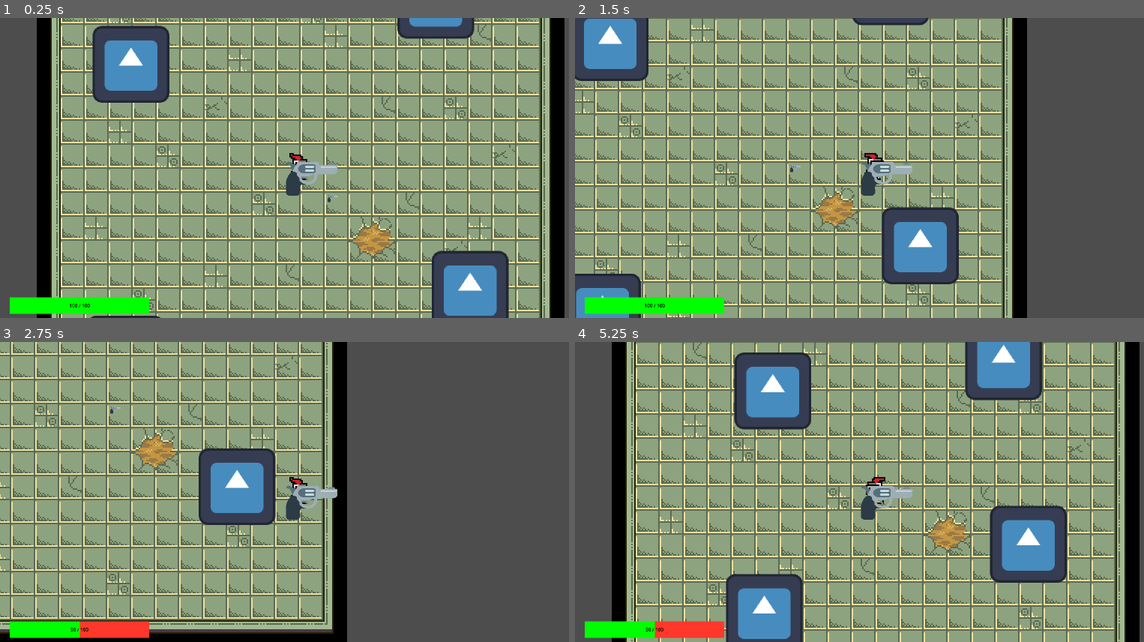
Above: before the commit, frames 1-4 (two rows, left to right).
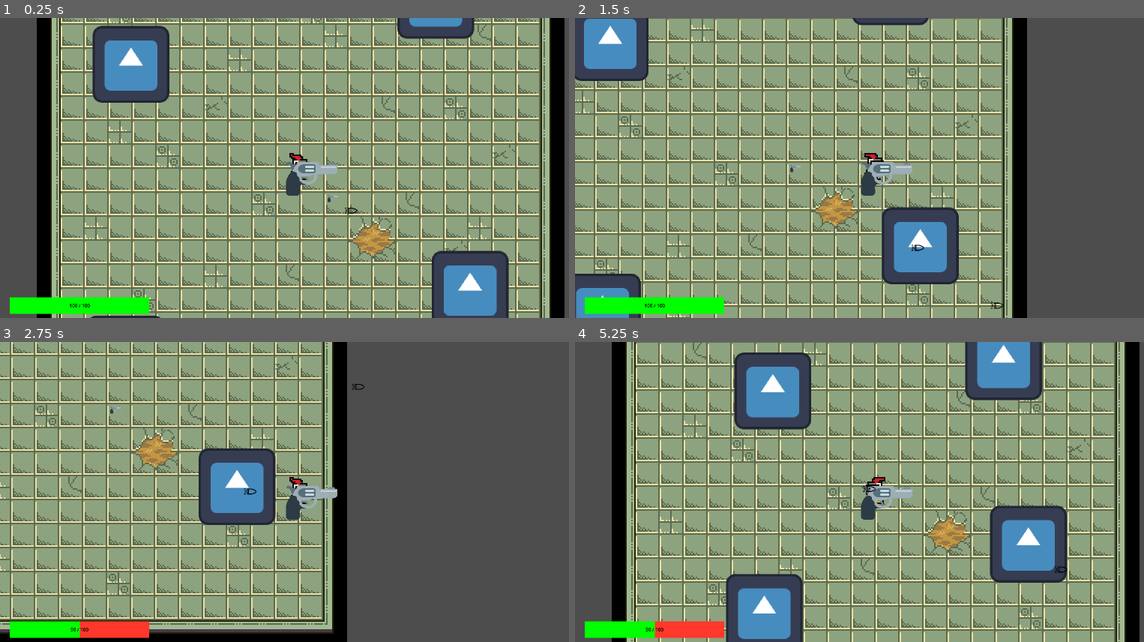
Above: after the commit, the same moments.

Repository: jtmchenry/2D-Roguelike-Game-Game-Jam-2025
Game: Godot game, scene res://levels/sandbox.tscn
Same seed, same stepped clock (60 frames per second), same inputs: the game is played once before the commit and once after it. The engine's default icon, where the game draws it, is replaced by a stand-in: a white triangle on a blue panel in a dark square.
Inputs:
- Up to frame 1 (0.25 s): no input
- Up to frame 2 (1.5 s): hold Right (move_right) 0.53-1.28 s; hold Down (move_down) from 1.28 s (still down)
- Up to frame 3 (2.75 s): release Down (move_down) at 2.03 s; hold Right (move_right) from 2.03 s (still down)
- Up to frame 4 (5.25 s): release Right (move_right) at 2.78 s; hold Up (move_up) 2.78-3.53 s; hold Left (move_left) 3.53-5.03 s; hold Down (move_down) from 5.03 s (still down)

The runs differ from the first frame. In frame 1, less than 0.1% of the frame differs, in the area x 60-63%, y 63-66%; in frame 2, less than 0.1%, in the area x 59-76%, y 75-97%; in frame 3, less than 0.1%; in frame 4, less than 0.1%.

Commit message:
Changed Monster and Added funky bullets
asd

Diff:
--- a/2d-roguelike/levels/sandbox.tscn
+++ b/2d-roguelike/levels/sandbox.tscn
@@ -34,7 +34,3 @@
 [node name="Weapon" parent="Player" instance=ExtResource("3_7he1i")]
 position = Vector2(3, 6)
 bullet_scene = ExtResource("5_0glgv")
-
-[node name="BulletSpawner" parent="Player/Weapon" instance=ExtResource("5_0glgv")]
-position = Vector2(-3, -6)
-scale = Vector2(1, 1)
--- a/2d-roguelike/monster/monster.gd
+++ b/2d-roguelike/monster/monster.gd
@@ -9,7 +9,7 @@
 
 func _ready() -> void:
 	damage_timer.connect("timeout", _damage_player)
-	add_to_group("Ememies")
+	add_to_group("Enemies")
 
 func _physics_process(delta: float) -> void:
 	if not player:
--- a/2d-roguelike/player/Bullet.tscn
+++ b/2d-roguelike/player/Bullet.tscn
@@ -6,6 +6,7 @@
 [sub_resource type="CircleShape2D" id="CircleShape2D_h6gl0"]
 
 [node name="BulletSpawner" type="Area2D"]
+collision_mask = 2
 script = ExtResource("1_sbiib")
 
 [node name="BulletHitBox" type="CollisionShape2D" parent="."]
--- a/2d-roguelike/player/Weapon.tscn
+++ b/2d-roguelike/player/Weapon.tscn
@@ -6,6 +6,8 @@
 [sub_resource type="CircleShape2D" id="CircleShape2D_pbc1m"]
 
 [node name="Weapon" type="Area2D"]
+collision_layer = 3
+collision_mask = 3
 script = ExtResource("1_vo677")
 
 [node name="CollisionShape2D" type="CollisionShape2D" parent="."]
--- a/2d-roguelike/player/bullet.gd
+++ b/2d-roguelike/player/bullet.gd
@@ -1,12 +1,13 @@
 extends Area2D
 
 var travelled_distance = 0
+@export var speed: float = 500.0
+var direction: Vector2 = Vector2.ZERO
 
 func _physics_process(delta: float):
 	const SPEED = 1000
 	const RANGE = 350
 
-	var direction = Vector2.RIGHT.rotated(rotation)
 	position += direction * SPEED * delta
 
 	travelled_distance =+ SPEED * delta
--- a/2d-roguelike/player/weapon.gd
+++ b/2d-roguelike/player/weapon.gd
@@ -2,10 +2,15 @@
 
 @export var fire_rate: float = 0.5
 @export var bullet_scene: PackedScene
+@export var weapon_range: float = 200
 
 var fire_timer: float = 0.0
 
 func _process(delta):
+	var shape = $CollisionShape2D.shape
+	if shape is CircleShape2D:
+		shape.radius += weapon_range
+
 	fire_timer -= delta
 	var target = get_nearest_enemy_in_area()
 
@@ -17,6 +22,7 @@
 	var closest_enemy: CharacterBody2D = null
 	var closest_distance = INF
 	for body in get_overlapping_bodies():
+		print_debug("Checking body: ", body.name, " in group: ", body.is_in_group("Enemies"))
 		if body.is_in_group("Enemies"):
 			var dist = global_position.distance_to(body.global_position)
 			if dist < closest_distance:
